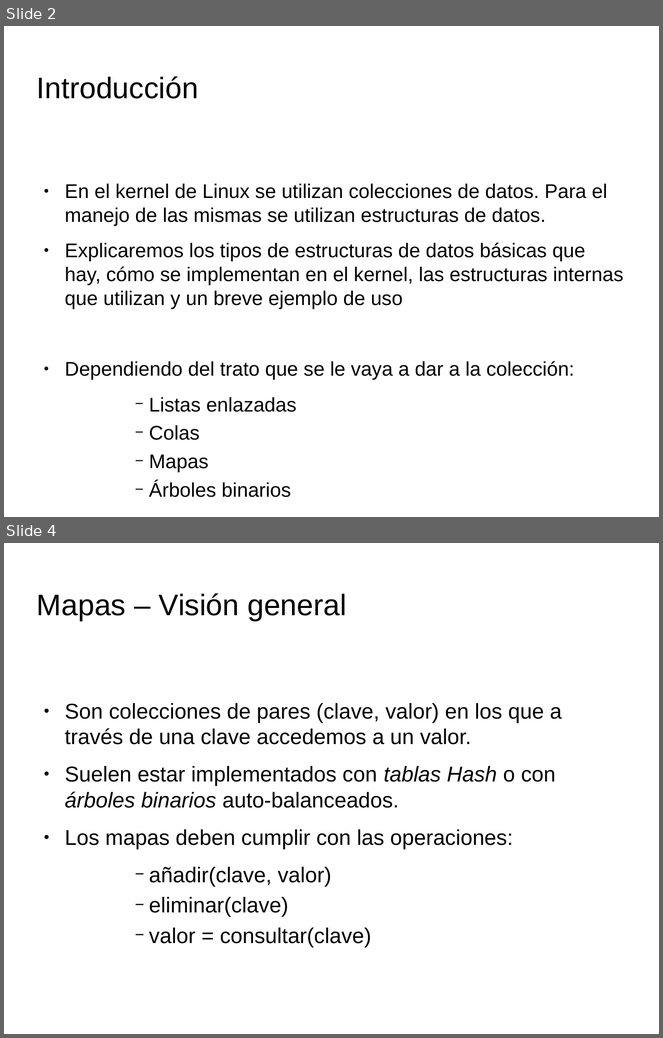
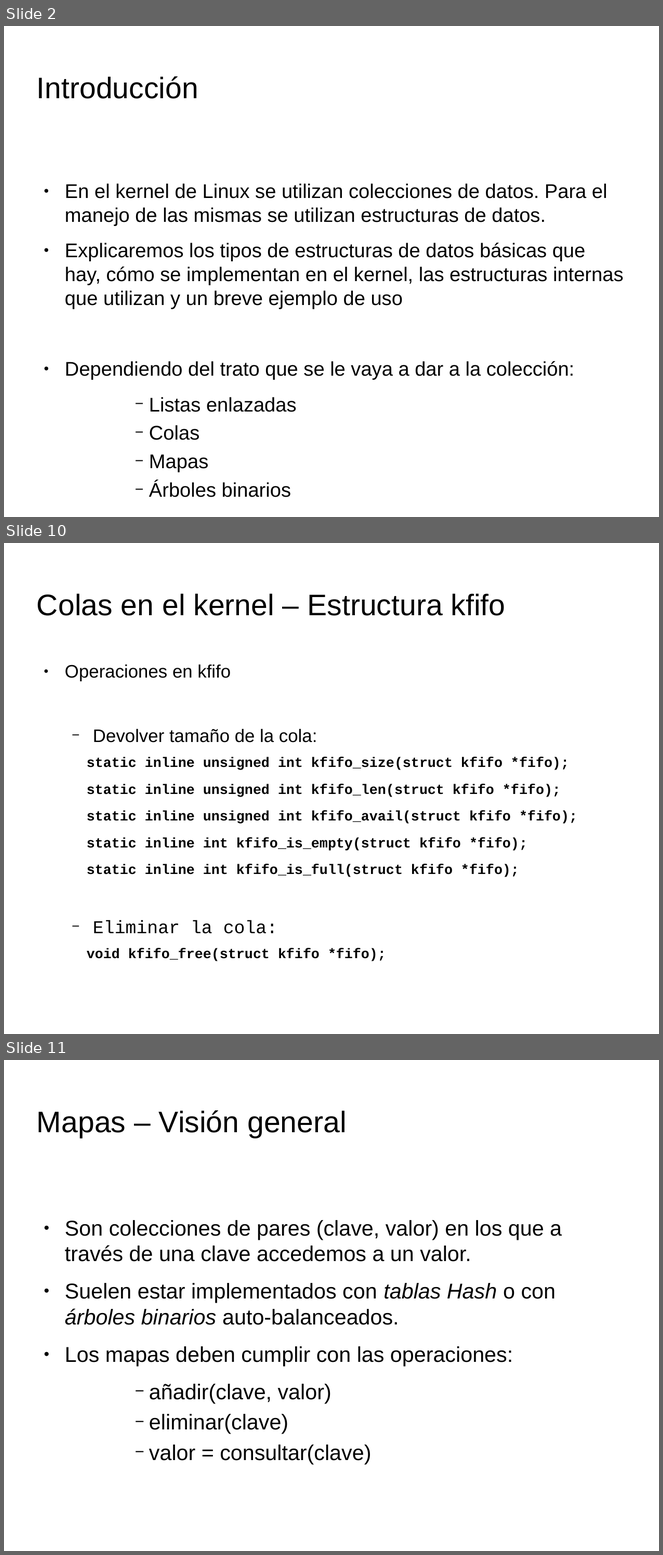
Before and after one commit to tombe85/lin, a slide deck: presentacion/EstructurasDeDatosKernelMigVersion.odp. Shown one above the other, each under a label of ours: slides 2 and 4 before the commit, slides 2, 10 and 11 after it; the slides between them are not shown. The pictures are 663x1038 and 663x1555 pixels, drawn with LibreOffice and Linux fonts; fonts in the diff are those of the drawing; background and template pictures are left out. Boxes give left, top, right and bottom in pixels: in the first picture for what was removed or moved away, otherwise in the second. Text is boxed around its words. In the diff, an @@ line names an element or a change of style, - is before the commit and + after.

Commit message:
Presentacion: añadidas diapos sobre colas en MiguelVersion

```diff
--- a/presentacion/EstructurasDeDatosKernelMigVersion.odp
+++ b/presentacion/EstructurasDeDatosKernelMigVersion.odp
@@ slide 10 added at <box>4,543,659,1034</box>, background picture (left out) @@
@@ title added at <box>37,593,506,616</box>, 36 pt, text #000000 @@
+Colas en el kernel – Estructura kfifo
@@ text added at <box>65,664,578,934</box>, 16.8 pt, text #000000, bold @@
+● Operaciones en kfifo
+  − Devolver tamaño de la cola:
+static inline unsigned int kfifo_size(struct kfifo *fifo);
+static inline unsigned int kfifo_len(struct kfifo *fifo);
+static inline unsigned int kfifo_avail(struct kfifo *fifo);
+static inline int kfifo_is_empty(struct kfifo *fifo);
+static inline int kfifo_is_full(struct kfifo *fifo);
+  − Eliminar la cola:
+void kfifo_free(struct kfifo *fifo);
@@ what was slide 4 is now slide 11 @@
```
Also in this commit, not shown: 1 slide changed, 7 other slides added, 1 slide removed, 1 other file.
